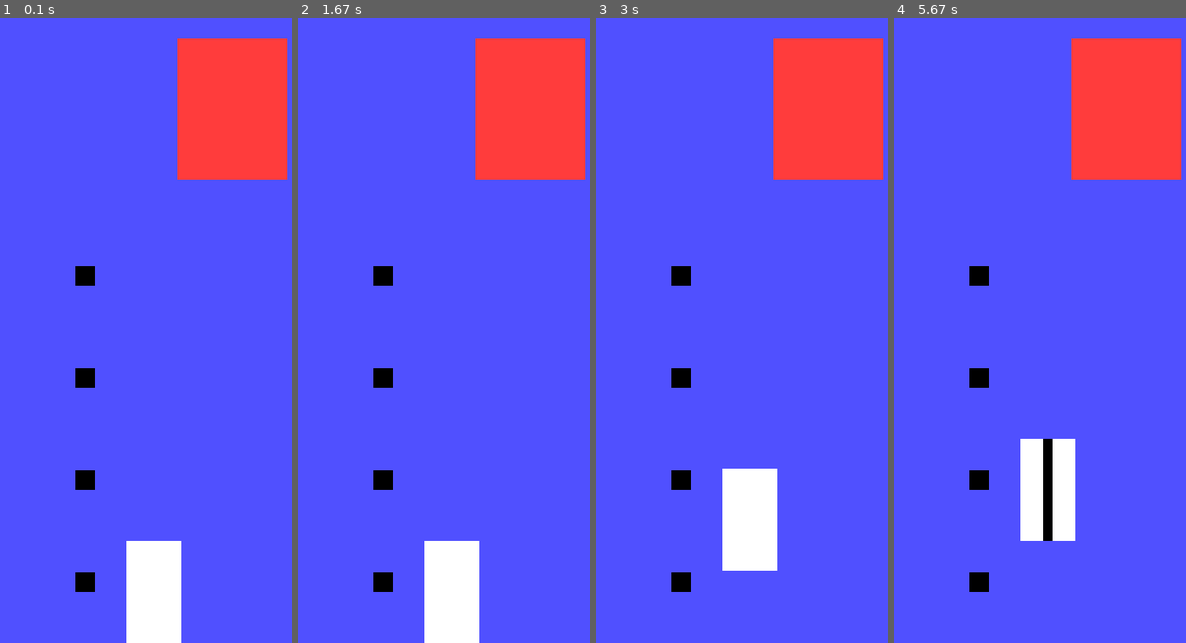
Above: before the commit, frames 1-4 (left to right).
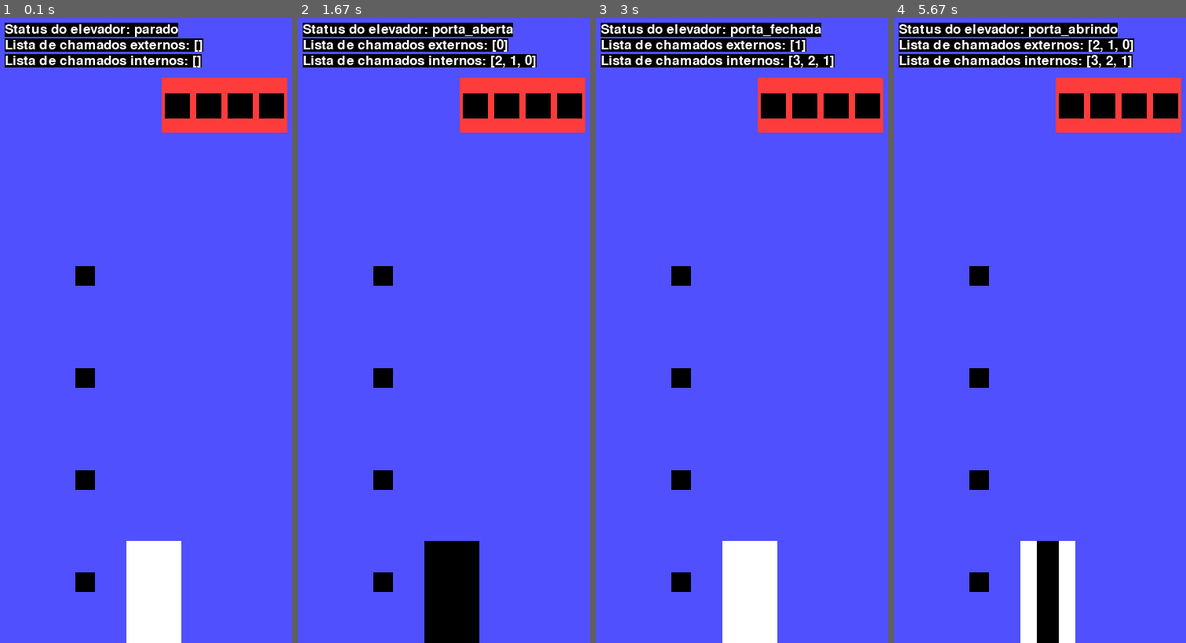
Above: after the commit, the same moments.

Repository: murilofcorso/elevador-pygame
Game: pygame game, started from tela.py
Two runs of this game, one before a commit and one after it. Both use one fixed random seed, a clock stepped at 60 frames per second and the inputs below.
Inputs (mouse positions are in pixels of both pictures, inside the frame that each line leads up to):
- Up to frame 1 (0.1 s): no input
- Up to frame 2 (1.67 s): click (476, 105) at 0.38 s; click (382, 580) at 0.72 s; click (496, 111) at 1.05 s; click (537, 105) at 1.38 s
- Up to frame 3 (3 s): click (680, 480) at 2.22 s; click (867, 105) at 2.55 s
- Up to frame 4 (5.67 s): click (978, 380) at 3.38 s; click (978, 580) at 4.72 s

The runs differ from the first frame. In frame 1, 11% of the frame differs, in the area x 1-99%, y 0-26%; in frame 2, 14%; in frame 3, 15%; in frame 4, 17%, in the area x 1-99%, y 0-100%.

Commit message:
criacao do painel interno do elevador

Diff:
--- /dev/null
+++ b/debug.py
@@ -0,0 +1,12 @@
+import pygame
+
+pygame.init()
+font = pygame.font.Font(None, 25)
+
+
+def debug(info, y=10, x=10):
+    display_surface = pygame.display.get_surface()
+    debug_surf = font.render(str(info), True, "WHITE")
+    debug_rect = debug_surf.get_rect(topleft=(x, y))
+    pygame.draw.rect(display_surface, "BLACK", debug_rect)
+    display_surface.blit(debug_surf, debug_rect)
--- a/elevador.py
+++ b/elevador.py
@@ -1,4 +1,5 @@
 import pygame
+from debug import debug
 
 class Elevador(pygame.sprite.Sprite):
     def __init__(self, tela):
@@ -19,6 +20,7 @@
         self.andar_atual = 0
         self.rect.bottomleft = (self.tela.get_width()/2 - self.largura/2, self.tela.get_height() - (self.andar_atual * self.altura))
         self.chamados = []
+        self.chamados_internos = []
 
         self.fechamento_tick = 0
         self.fechou = False
@@ -32,14 +34,14 @@
             elif destino < self.andar_atual:
                 self.status = "descendo"
 
-        if self.status in ("subindo", "descendo"):
+        if self.status in ("subindo", "descendo", "parado"):
             if self.rect.bottom > self.tela.get_height() - (destino * self.altura):
-                self.rect.y -= 2
+                self.rect.y -= 1
             elif self.rect.bottom < self.tela.get_height() - (destino * self.altura):
-                self.rect.y += 2
+                self.rect.y += 1
             else:
                 self.status = "parado"
-                if len(self.chamados) > 0:
+                if (len(self.chamados) > 0) or (len(self.chamados_internos) > 0):
                     self.abrir_porta()
 
         if self.rect.bottom in self.andares.keys():
@@ -72,7 +74,8 @@
                     self.status = "porta_fechada"
                     self.fechou = True
                     self.fechamento_tick = pygame.time.get_ticks()
-                    self.chamados.pop(0)
+                    if self.andar_atual in self.chamados: self.chamados.remove(self.andar_atual)
+                    if self.andar_atual in self.chamados_internos: self.chamados_internos.remove(self.andar_atual)
 
         pygame.draw.rect(self.image, (255, 255, 255), (0, 0, self.largura_porta, self.altura))
         pygame.draw.rect(self.image, (255, 255, 255), (self.pos_porta_direita, 0, self.largura_porta, self.altura))
@@ -102,9 +105,21 @@
             self.chamados.append(andar)
         self.chamados.sort(reverse=True)
 
+    def adicionar_chamado_interno(self, andar):
+        if andar not in self.chamados_internos:
+            self.chamados_internos.append(andar)
+        self.chamados_internos.sort(reverse=True)
+
 
     def retornar_proximo_chamado(self):
-        if len(self.chamados) > 0:
+        if len(self.chamados_internos) > 0:
+            if self.andar_atual in self.chamados:
+                return self.andar_atual
+            elif self.andar_atual != self.chamados_internos[0]:
+                return self.chamados_internos[0]
+            else:
+                return self.andar_atual
+        elif len(self.chamados) > 0:
             if self.andar_atual != self.chamados[0]:
                 return self.chamados[0]
             else:
@@ -117,4 +132,6 @@
         self.cooldowns()
         self.desenhar()
         self.mover(self.retornar_proximo_chamado())
-        print(f"{self.status}, {self.chamados}")
+        debug(f"Status do elevador: {self.status}")
+        debug(f"Lista de chamados externos: {self.chamados}", y=30)
+        debug(f"Lista de chamados internos: {self.chamados_internos}", y=50)
--- a/painel.py
+++ b/painel.py
@@ -1,5 +1,5 @@
 import pygame
-from chamador import Chamador
+from debug import debug
 
 
 class Painel(pygame.sprite.Sprite):
@@ -8,18 +8,43 @@
         self.elevador = elevador
         self.andares = andares
 
-        self.largura = 140
-        self.altura = 180
+        self.largura = 160
+        self.altura = 70
 
         self.image = pygame.surface.Surface((self.largura, self.altura), pygame.SRCALPHA)
         self.rect = self.image.get_rect()
-        self.rect.topright = (self.tela.get_width() - 30, 30)
+        self.rect.topright = (self.tela.get_width() - 30, 80)
+
+        self.botoes_rects = {}
 
 
     def desenhar(self):
+        gap = 8
+        largura_botao = self.largura/4 - gap
+        topo_botao = 20
+
         self.image.fill((255, 60, 60))
+        for i in range(self.andares):
+            botao_image = pygame.surface.Surface((largura_botao, largura_botao), pygame.SRCALPHA)
+            botao_rect = botao_image.get_rect()
+            botao_rect.topleft = (i*(largura_botao + gap) + gap/2, topo_botao)
 
+            botao_image.fill((0, 0, 0))
+            self.image.blit(botao_image, botao_rect.topleft)
+
+            self.botoes_rects[i] = botao_rect
+
+    def enviar_chamado(self, andar):
+        self.elevador.adicionar_chamado_interno(andar)
+
+    def checar_click(self):
+        if self.evento.type == pygame.MOUSEBUTTONDOWN:
+            pos_relativa = (self.evento.pos[0] - self.rect.left, self.evento.pos[1] - self.rect.top)
+            for key, rect in self.botoes_rects.items():
+                if rect.collidepoint(pos_relativa):
+                    self.enviar_chamado(key)
 
     def update(self, evento):
         self.evento = evento
         self.desenhar()
+        self.checar_click()
